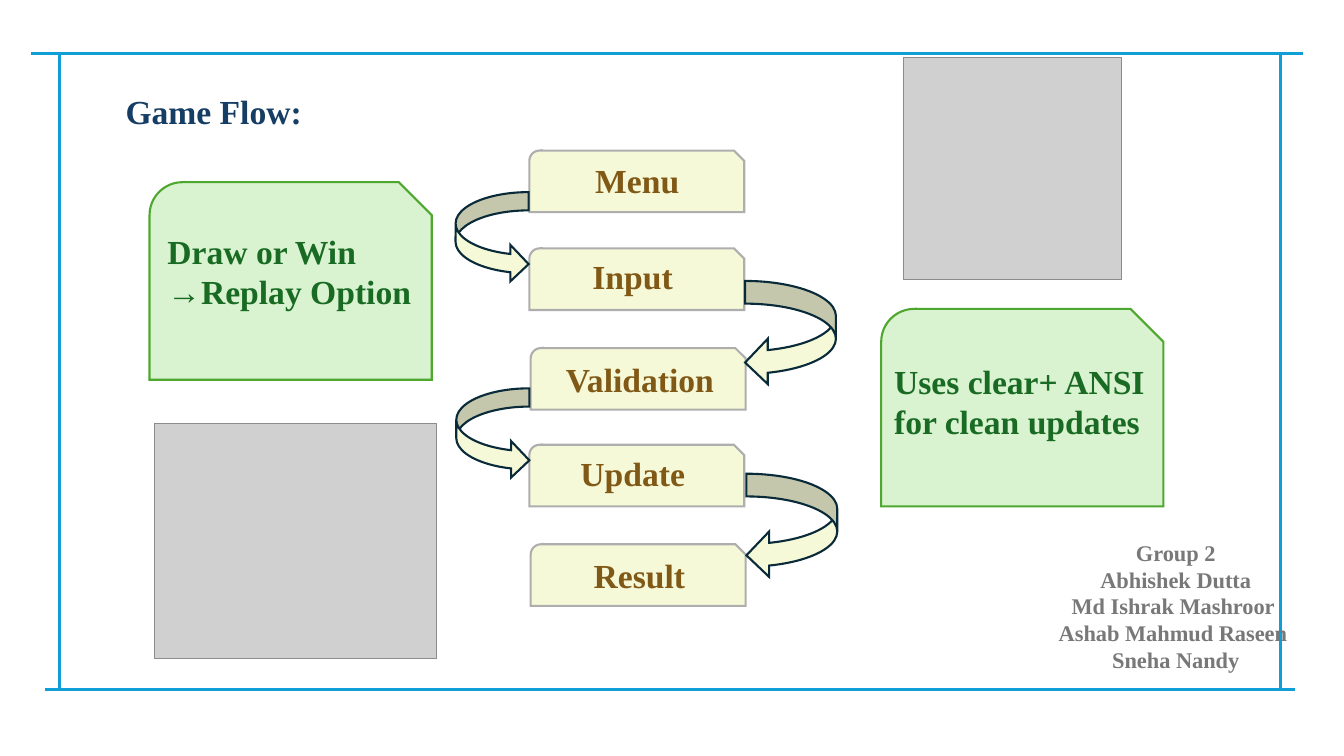
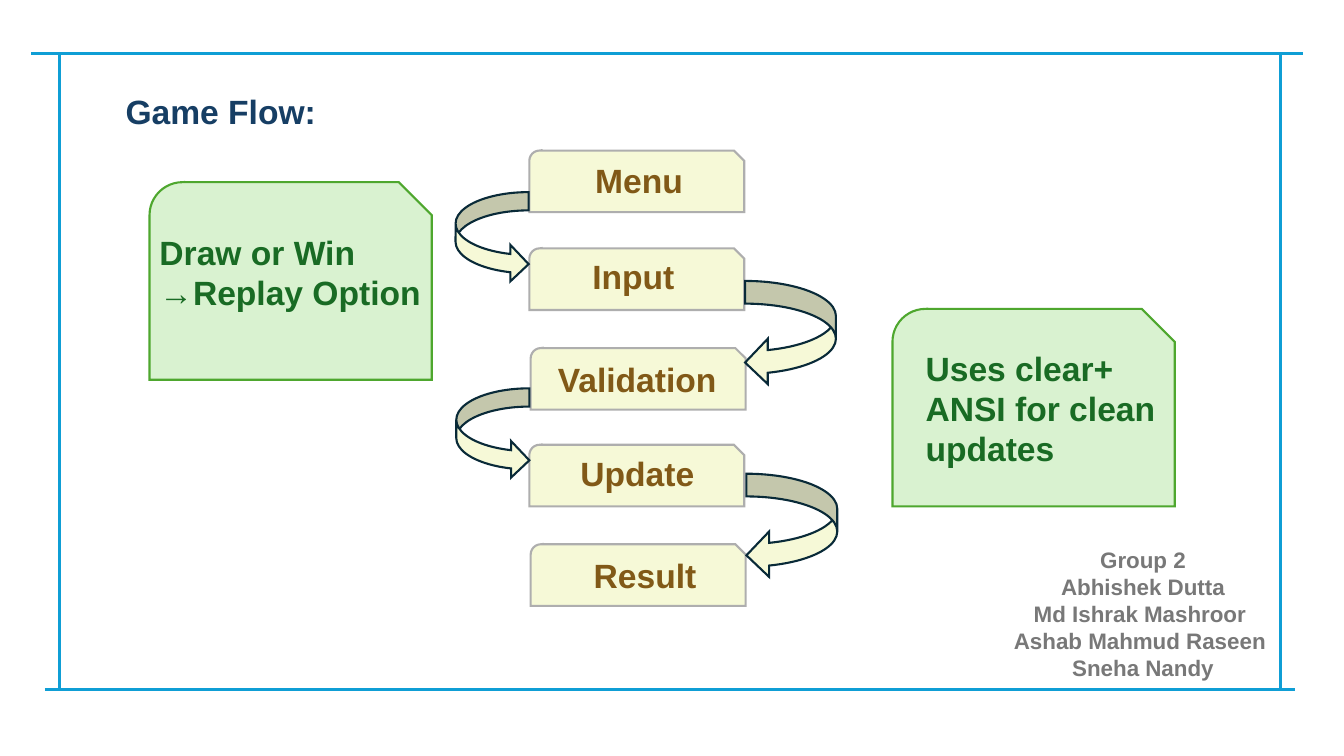
Before and after one commit to tyroruyk/tictacx, a slide deck: slide 4 of others/update_presentation.pptx. Drawn at 1344x756 pixels with LibreOffice and Linux fonts; fonts in the diff are those of the drawing; grey boxes stand for pictures. Boxes give left, top, right and bottom in pixels: in the first picture for what was removed or moved away, otherwise in the second. Text is boxed around its words. In the diff, an @@ line names an element or a change of style, - is before the commit and + after.

Commit message:
Updated

```diff
--- a/others/update_presentation.pptx
+++ b/others/update_presentation.pptx
@@ picture removed at (903,57,1122,280) @@
@@ text "Draw or Win →Replay Option": place and size @@
-text "Draw or Win →Replay Option" at (167,240,411,310)
+text "Draw or Win →Replay Option" at (159,240,420,312)
@@ snip round rect: place and size @@
-snip round rect at (881,309,1164,506)
+snip round rect at (892,309,1175,506)
@@ text "Validation": place and size @@
-text "Validation" at (566,368,714,393)
+text "Validation" at (558,367,717,393)
@@ font Times New Roman to Arial in 9 elements at (126,99,316,125), (595,170,683,194), (592,266,674,296), (594,563,697,589), (580,461,694,493), (159,240,420,312), (558,367,717,393), (1014,552,1265,681), (926,356,1155,468) @@
@@ text "Uses clear+ ANSI for clean ...": place and size @@
-text "Uses clear+ ANSI for clean ..." at (894,370,1144,441)
+text "Uses clear+ ANSI for clean ..." at (926,356,1155,468)
@@ picture removed at (154,423,437,659) @@
@@ text "Group 2": place and size @@
-text "Group 2" at (1059,546,1287,673)
+text "Group 2" at (1014,552,1265,681)
```
Also in this commit, not shown: 7 other slides changed.
